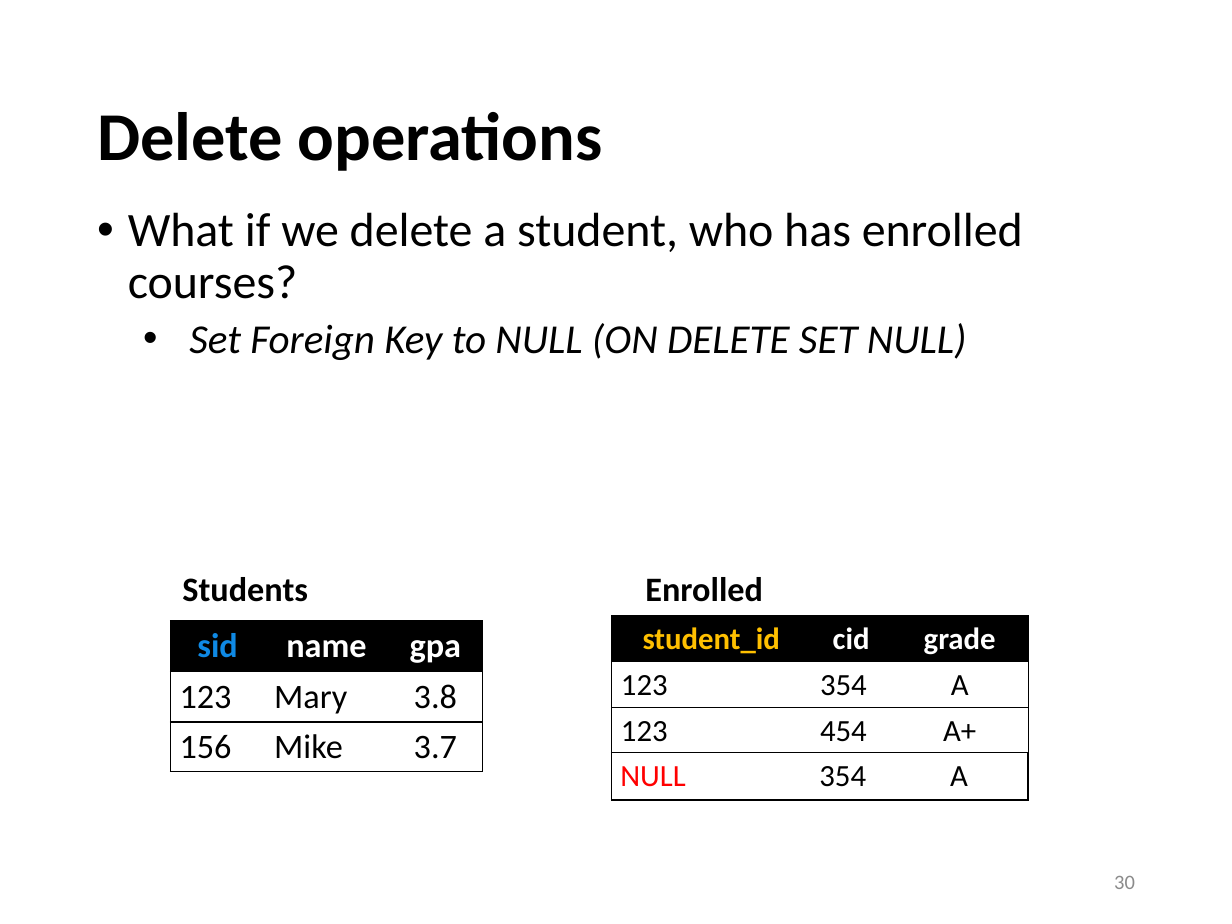
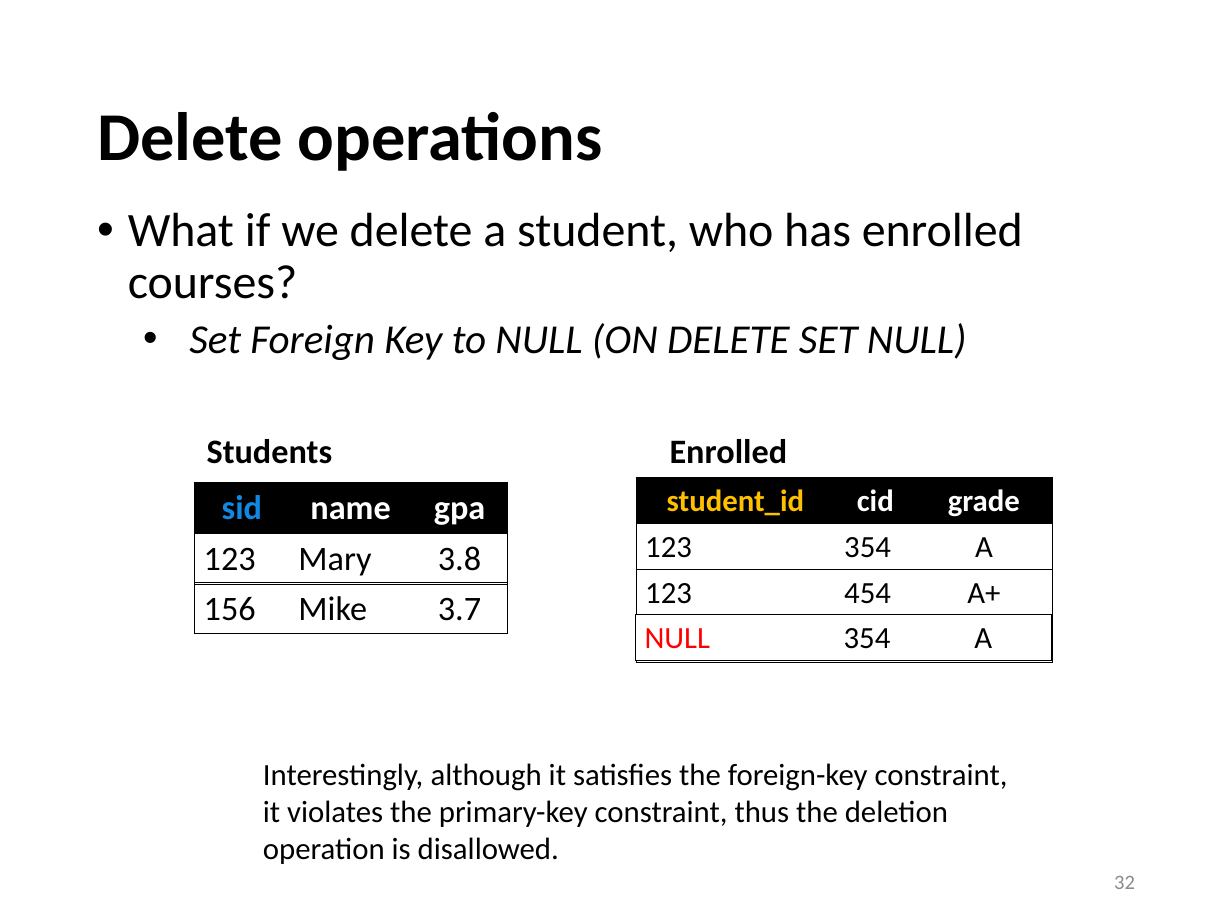
Before and after one commit to sfu-db/cmpt354, a slide deck: slide 32 of Lectures/lec3-sql-basics.pptx (slide 30 before the commit). Drawn at 1232x924 pixels with LibreOffice and Linux fonts; fonts in the diff are those of the drawing. Boxes give left, top, right and bottom in pixels: in the first picture for what was removed or moved away, otherwise in the second. Text is boxed around its words. In the diff, an @@ line names an element or a change of style, - is before the commit and + after.

```diff
--- a/Lectures/lec3-sql-basics.pptx
+++ b/Lectures/lec3-sql-basics.pptx
@@ 4 tables, 2 texts: place and size @@
-4 tables, 2 texts at (170, 577, 1030, 801)
+4 tables, 2 texts at (195, 439, 1053, 662)
@@ text added at (263, 763, 1008, 864), 18 pt, text #000000 @@
+Interestingly, although it satisfies the foreign-key constraint, it violates the primary-key constraint, thus the deletion operation is disallowed.
@@ page number at (1114, 876, 1135, 889): text changed @@
-30
+32
```
Also in this commit, not shown: 2 slides added, 1 other file.
